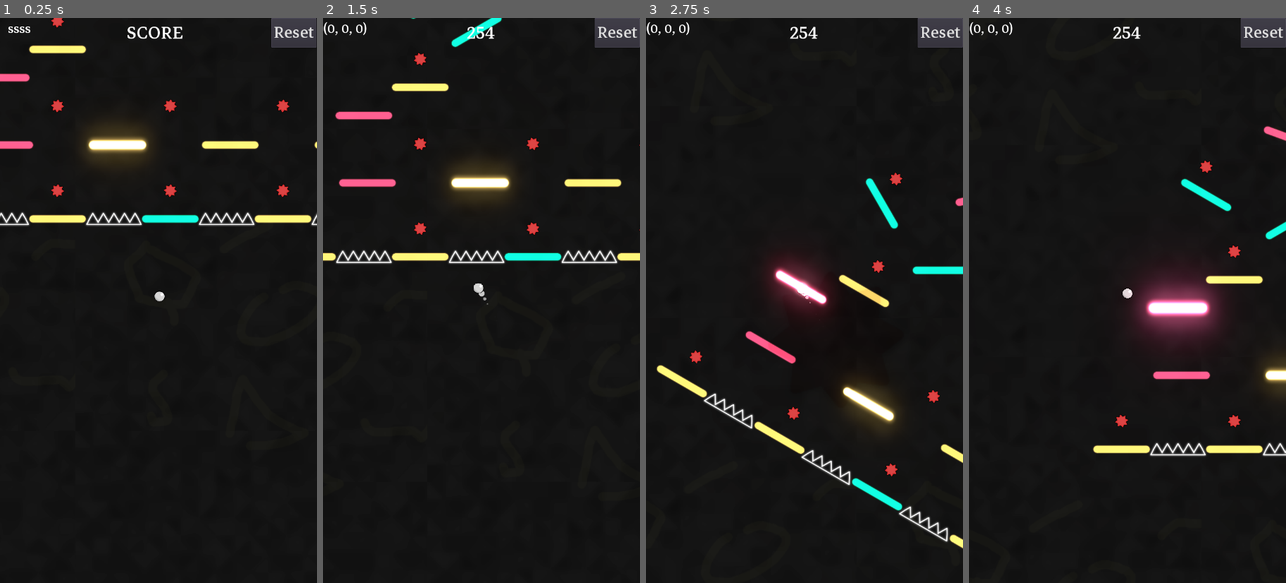
Above: before the commit, frames 1-4 (left to right).
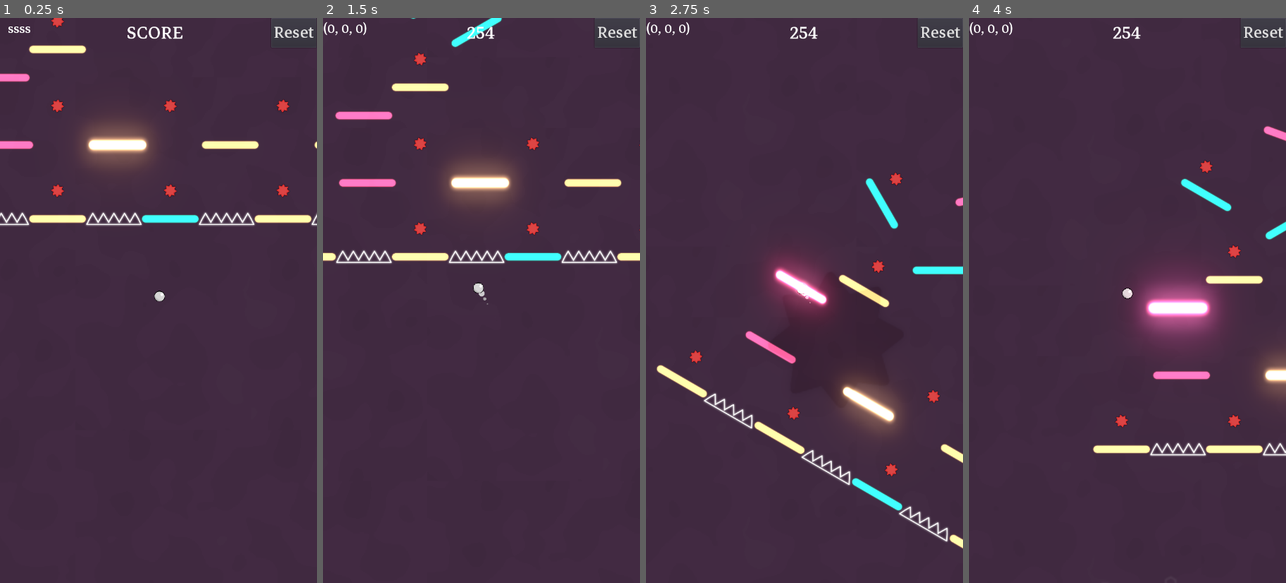
Above: after the commit, the same moments.

Repository: dolorismachina/Pivot
Game: Godot game, scene res://Scenes/Main/Main.tscn
Two runs of this game, one before a commit and one after it. Both use one fixed random seed, a clock stepped at 60 frames per second and the inputs below. The engine's default icon, where the game draws it, is replaced by a stand-in: a white triangle on a blue panel in a dark square.
Inputs (mouse positions are in pixels of both pictures, inside the frame that each line leads up to):
- Up to frame 1 (0.25 s): no input
- Up to frame 2 (1.5 s): move the mouse to (551, 272) at 0.52 s; hold Right (ui_right) 0.53-1.28 s; hold Space (space) 0.53-1.28 s; click (551, 272) at 0.67 s; move the mouse to (418, 328) at 1.27 s; hold Left (ui_left) from 1.28 s (still down); tap Space (space) at 1.35 s
- Up to frame 3 (2.75 s): move the mouse to (836, 176) at 2.02 s; release Left (ui_left) at 2.03 s; hold Right (ui_right) from 2.03 s (still down); hold Space (space) from 2.03 s (still down)
- Up to frame 4 (4 s): move the mouse to (1111, 413) at 2.77 s; release Space (space) at 2.78 s; tap Space (space) at 2.85 s; click (1111, 413) at 2.92 s; move the mouse to (1222, 385) at 3.52 s; release Right (ui_right) at 3.53 s; hold Left (ui_left) from 3.53 s (still down); hold Space (space) from 3.53 s (still down)

The runs differ from the first frame. In frame 1, 98% of the frame differs, in the area x 0-100%, y 0-100%; in frame 2, 98%; in frame 3, 98%; in frame 4, 98%.
Error in both runs: Invalid get index 'Direction' (on base: 'null instance'). (res://Scenes/Main/Main.gd:33)

Commit message:
Add background with floaty bits

Diff:
--- /dev/null
+++ b/Scenes/Background/Background.gd
@@ -0,0 +1,45 @@
+extends ParallaxBackground
+
+export (PackedScene) var floater
+
+
+var left = Vector2()
+
+func _process(delta):
+	left = ($ParallaxLayer2.position - $ParallaxLayer2.get_global_transform_with_canvas().origin)
+
+
+func _on_Timer_timeout():
+	add_floater()
+
+
+func add_floater():
+	var rnd = randi() % 4
+	var y = 0
+	var x = 0
+	var angle = 0
+	match rnd:
+		0: # Top
+			y = 0
+			x = rand_range(0, 720)
+			angle = rand_range(405, 495)
+
+		1: # Bottom
+			y = 1280
+			x = rand_range(0, 720)
+			angle = rand_range(585, 675)
+
+		2: # Left
+			x = 0
+			y = rand_range(0, 1280)
+			angle = rand_range(315, 405)
+		3: # Right
+			x = 720
+			y = rand_range(0, 1280)
+			angle = rand_range(495, 585)
+
+	var vec = Vector2(x, y) + -$ParallaxLayer2.position
+	var f = floater.instance()
+	$ParallaxLayer2.add_child(f)
+	f.position = vec
+	f.rotation_degrees = angle
--- a/Scenes/Background/Background.tscn
+++ b/Scenes/Background/Background.tscn
@@ -1,22 +1,71 @@
-[gd_scene load_steps=3 format=2]
+[gd_scene load_steps=5 format=2]
 
-[ext_resource path="res://Assets/Untitled.png" type="Texture" id=1]
-[ext_resource path="res://Assets/prism.png" type="Texture" id=2]
+[ext_resource path="res://Scenes/Background/Background.gd" type="Script" id=1]
+[ext_resource path="res://Scenes/Background/Floater.tscn" type="PackedScene" id=2]
+[ext_resource path="res://Assets/Untitled.png" type="Texture" id=3]
+[ext_resource path="res://Scenes/Background/prism.png" type="Texture" id=4]
 
 [node name="ParallaxBackground" type="ParallaxBackground"]
+script = ExtResource( 1 )
+floater = ExtResource( 2 )
 
 [node name="ParallaxLayer" type="ParallaxLayer" parent="."]
-motion_mirroring = Vector2( 720, 1280 )
+motion_mirroring = Vector2( 1440, 2560 )
 
 [node name="Untitled" type="Sprite" parent="ParallaxLayer"]
+visible = false
 modulate = Color( 0.952941, 0.94902, 0.521569, 1 )
 position = Vector2( 469.328, 598.88 )
-texture = ExtResource( 1 )
+texture = ExtResource( 3 )
 
 [node name="Background" type="Sprite" parent="ParallaxLayer"]
-modulate = Color( 1, 1, 1, 0.976471 )
+modulate = Color( 2, 1.5, 2, 0.71 )
+position = Vector2( 0, -1.58667 )
 scale = Vector2( 2, 2 )
-texture = ExtResource( 2 )
+texture = ExtResource( 4 )
 centered = false
 region_enabled = true
 region_rect = Rect2( 0, 0, 720, 1280 )
+
+[node name="ParallaxLayer2" type="ParallaxLayer" parent="."]
+motion_scale = Vector2( 0.5, 0.5 )
+
+[node name="Floater" parent="ParallaxLayer2" instance=ExtResource( 2 )]
+visible = false
+position = Vector2( 102.912, 235.514 )
+scale = Vector2( 1, 1 )
+
+[node name="Floater2" parent="ParallaxLayer2" instance=ExtResource( 2 )]
+visible = false
+position = Vector2( 172.2, 635.026 )
+rotation = -0.281195
+scale = Vector2( 1, 1 )
+
+[node name="Floater3" parent="ParallaxLayer2" instance=ExtResource( 2 )]
+visible = false
+position = Vector2( 1144.9, 762.405 )
+rotation = 0.435545
+scale = Vector2( 1, 1 )
+
+[node name="Floater5" parent="ParallaxLayer2" instance=ExtResource( 2 )]
+visible = false
+position = Vector2( 384.883, 917.899 )
+rotation = 0.435545
+scale = Vector2( 1, 1 )
+
+[node name="Floater6" parent="ParallaxLayer2" instance=ExtResource( 2 )]
+visible = false
+position = Vector2( 889.446, 224.523 )
+rotation = 0.435545
+scale = Vector2( 1, 1 )
+
+[node name="Floater4" parent="ParallaxLayer2" instance=ExtResource( 2 )]
+visible = false
+position = Vector2( 449.134, 197.454 )
+rotation = -0.673231
+scale = Vector2( 1, 1 )
+
+[node name="Timer" type="Timer" parent="."]
+autostart = true
+
+[connection signal="timeout" from="Timer" to="." method="_on_Timer_timeout"]
--- /dev/null
+++ b/Scenes/Background/Floater.gd
@@ -0,0 +1,11 @@
+extends Sprite
+
+var angle = 0
+
+func _ready():
+	randomize()
+	var rnd  = rand_range(0.25, 0.5)
+	scale = scale * rnd
+
+func _process(delta):
+	transform = transform.translated(Vector2(100, 0) * delta)
--- /dev/null
+++ b/Scenes/Background/Floater.tscn
@@ -0,0 +1,10 @@
+[gd_scene load_steps=3 format=2]
+
+[ext_resource path="res://Scenes/Background/Polygon.png" type="Texture" id=1]
+[ext_resource path="res://Scenes/Background/Floater.gd" type="Script" id=2]
+
+[node name="Floater" type="Sprite"]
+modulate = Color( 1, 1, 1, 0.1 )
+scale = Vector2( 0.25, 0.25 )
+texture = ExtResource( 1 )
+script = ExtResource( 2 )
Binary file removed: Assets/prism.png
Binary file added: Scenes/Background/Polygon.png
Not shown, changed: Scenes/Background/Polygon.png.import
Binary file added: Scenes/Background/prism.png
Not shown, added: Scenes/Background/prism.png.import
Not shown, added: Assets/SVG/Hexagon.gvdesign
